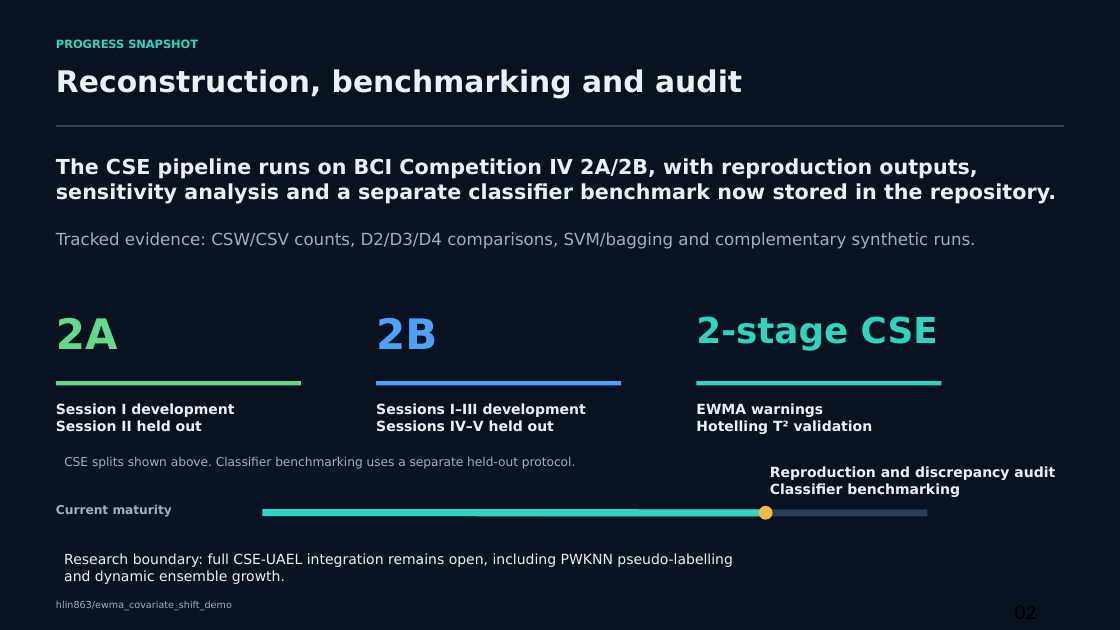
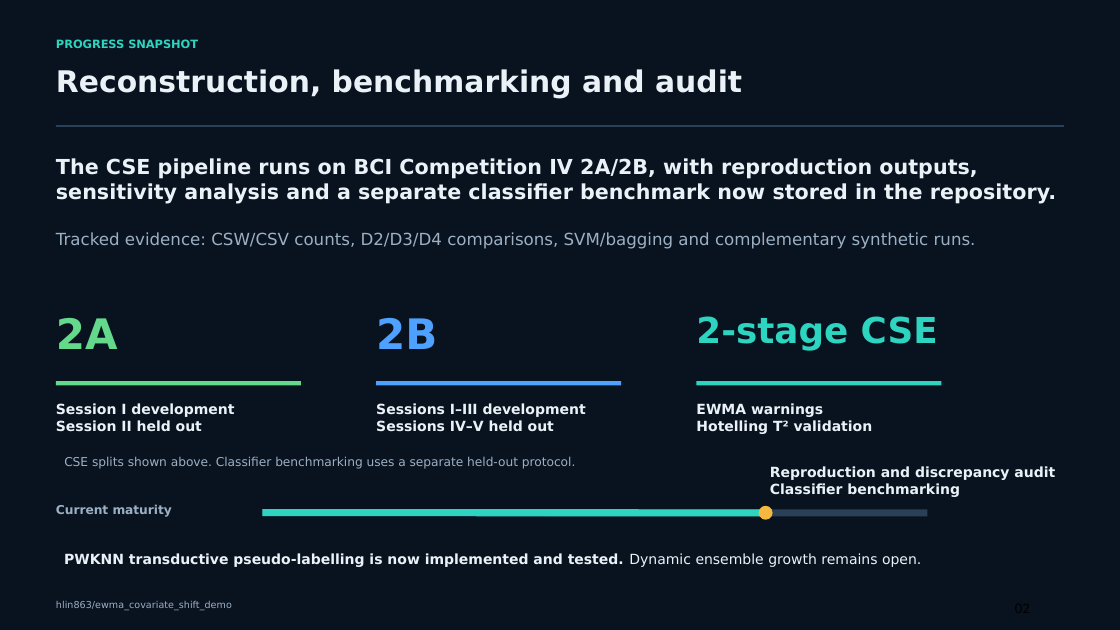
Before and after one commit to hlin863/ewma_covariate_shift_demo, a slide deck: slide 2 of presentations/EWMA_Covariate_Shift_Progress_Review_Haocheng_Lin.pptx. Drawn at 1120x630 pixels with LibreOffice and Linux fonts; fonts in the diff are those of the drawing. Boxes give left, top, right and bottom in pixels: in the first picture for what was removed or moved away, otherwise in the second. Text is boxed around its words. In the diff, an @@ line names an element or a change of style, - is before the commit and + after.

```diff
--- a/presentations/EWMA_Covariate_Shift_Progress_Review_Haocheng_Lin.pptx
+++ b/presentations/EWMA_Covariate_Shift_Progress_Review_Haocheng_Lin.pptx
@@ text at (64, 553, 921, 567): text changed; bold on @@
-Research boundary: full CSE-UAEL integration remains open, including PWKNN pseudo-labelling
-and dynamic ensemble growth.
+PWKNN transductive pseudo-labelling is now implemented and tested. Dynamic ensemble growth remains open.
```
Also in this commit, not shown: 10 other slides changed, 7 slides added.
